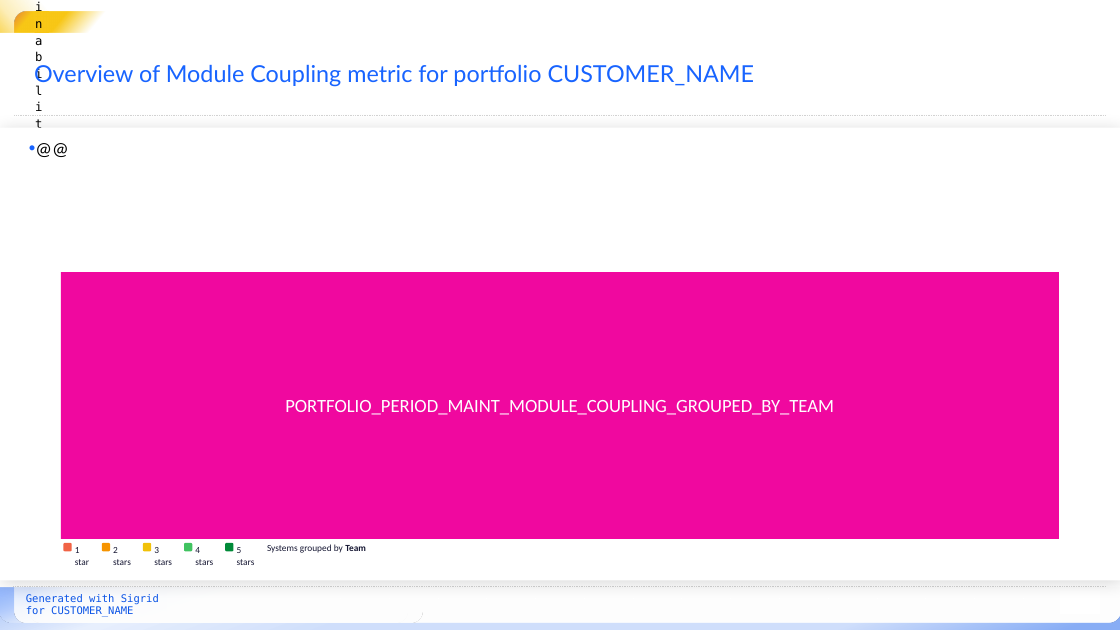
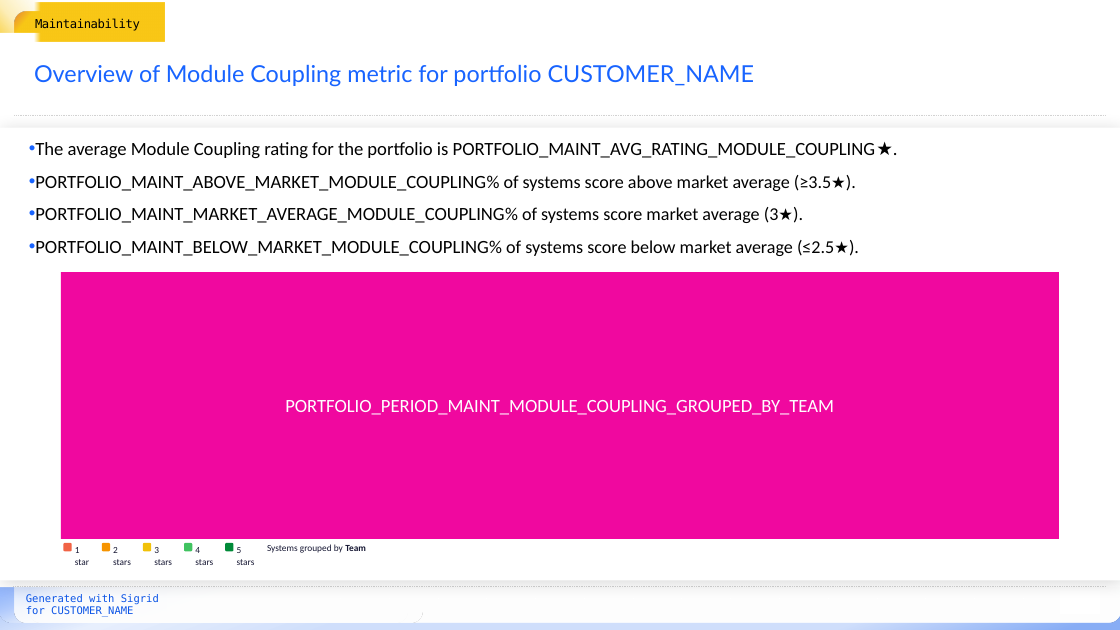
Before and after one commit to Software-Improvement-Group/sigrid-report-generator, a slide deck: slide 11 of src/report_generator/presets/templates/portfolio-metrics.pptx (slide 15 before the commit). Drawn at 1120x630 pixels with LibreOffice and Linux fonts; fonts in the diff are those of the drawing; background and template pictures are left out. Boxes give left, top, right and bottom in pixels: in the first picture for what was removed or moved away, otherwise in the second. Text is boxed around its words. In the diff, an @@ line names an element or a change of style, - is before the commit and + after.

Commit message:
Update portfolio metrics template

```diff
--- a/src/report_generator/presets/templates/portfolio-metrics.pptx
+++ b/src/report_generator/presets/templates/portfolio-metrics.pptx
@@ text "Maintainability" rewrapped from [35,12,49,33] to [35,18,140,31] @@
@@ text at [35,142,876,256]: text changed @@
-• @@
+• The average Module Coupling rating for the portfolio is PORTFOLIO_MAINT_AVG_RATING_MODULE_COUPLING ★.
+• PORTFOLIO_MAINT_ABOVE_MARKET_MODULE_COUPLING% of systems score above market average (≥3.5★).
+• PORTFOLIO_MAINT_MARKET_AVERAGE_MODULE_COUPLING% of systems score market average (3★).
+• PORTFOLIO_MAINT_BELOW_MARKET_MODULE_COUPLING% of systems score below market average (≤2.5★).
```
Also in this commit, not shown: 39 other slides changed, 10 slides removed.
